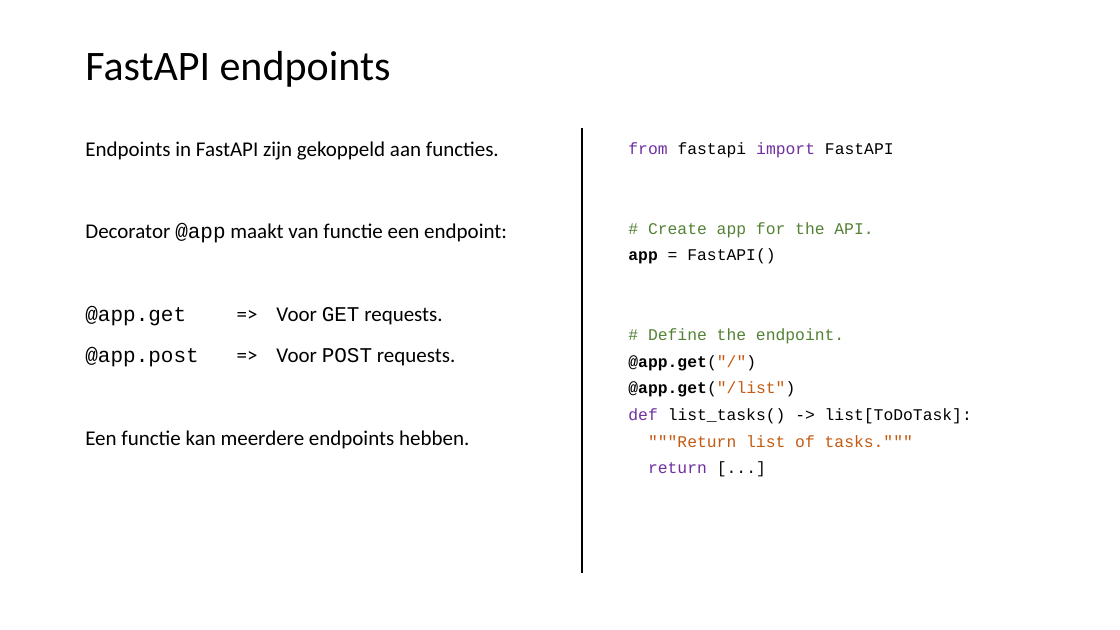
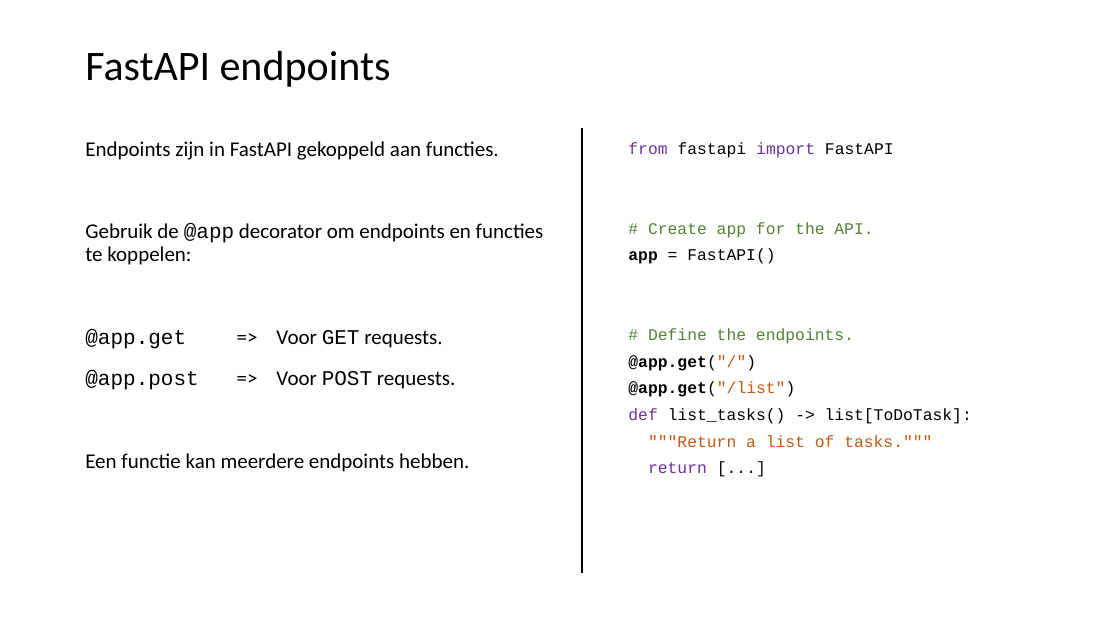
Before and after one commit to LFKoning/knowledge-sharing, a slide deck: slide 22 of python_course_4p/4_api_app/4_api_app.pptx (slide 20 before the commit). Drawn at 1120x630 pixels with LibreOffice and Linux fonts; fonts in the diff are those of the drawing. Boxes give left, top, right and bottom in pixels: in the first picture for what was removed or moved away, otherwise in the second. Text is boxed around its words. In the diff, an @@ line names an element or a change of style, - is before the commit and + after.

```diff
--- a/python_course_4p/4_api_app/4_api_app.pptx
+++ b/python_course_4p/4_api_app/4_api_app.pptx
@@ text at box(85, 141, 544, 265): text changed @@
-Endpoints in FastAPI zijn gekoppeld aan functies.
-Decorator @app maakt van functie een endpoint:
+Endpoints zijn in FastAPI gekoppeld aan functies.
+Gebruik de @app decorator om endpoints en functies te koppelen:
@@ text at box(648, 328, 854, 344): text changed @@
-# Define the endpoint.
+# Define the endpoints.
@@ text at box(648, 435, 932, 447): text changed @@
-"""Return list of tasks."""
+"""Return a list of tasks."""
```
Also in this commit, not shown: 21 other slides changed, 5 slides added, 1 slide removed, 7 other files.
